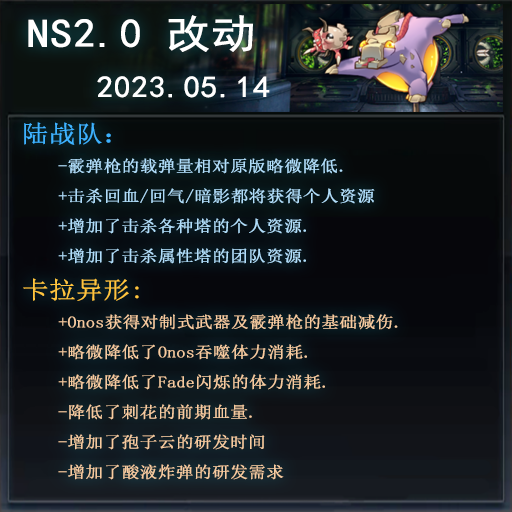
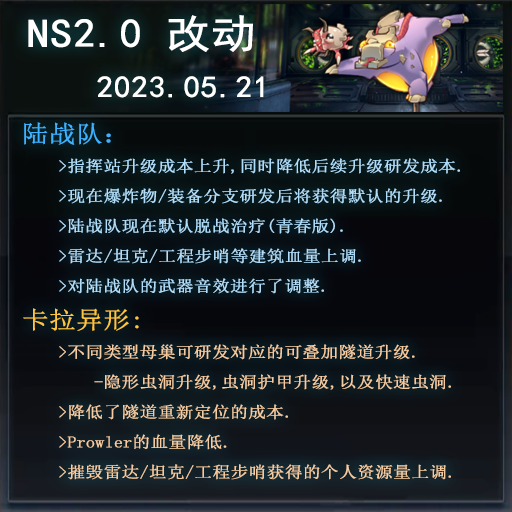
Before/after of a (512, 512) layered artwork. What changed in the layer stack:
renamed "陆战队： -霰弹枪的载弹量相对原版略微降低. +击杀回血/回气/暗影都将获得个人资源 +增加了击杀各种塔的个人资源." to "陆战队： >指挥站升级成本上升,同时降低后续升级研发成本. >现在爆炸物/装备分支研发后将获得默认的升级. >陆战队现在", painted on it over bbox(23, 148, 460, 480)
renamed "NS2.0 改动 2023.05.14" to "NS2.0 改动 2023.05.21", painted on it over bbox(155, 46, 270, 98)
